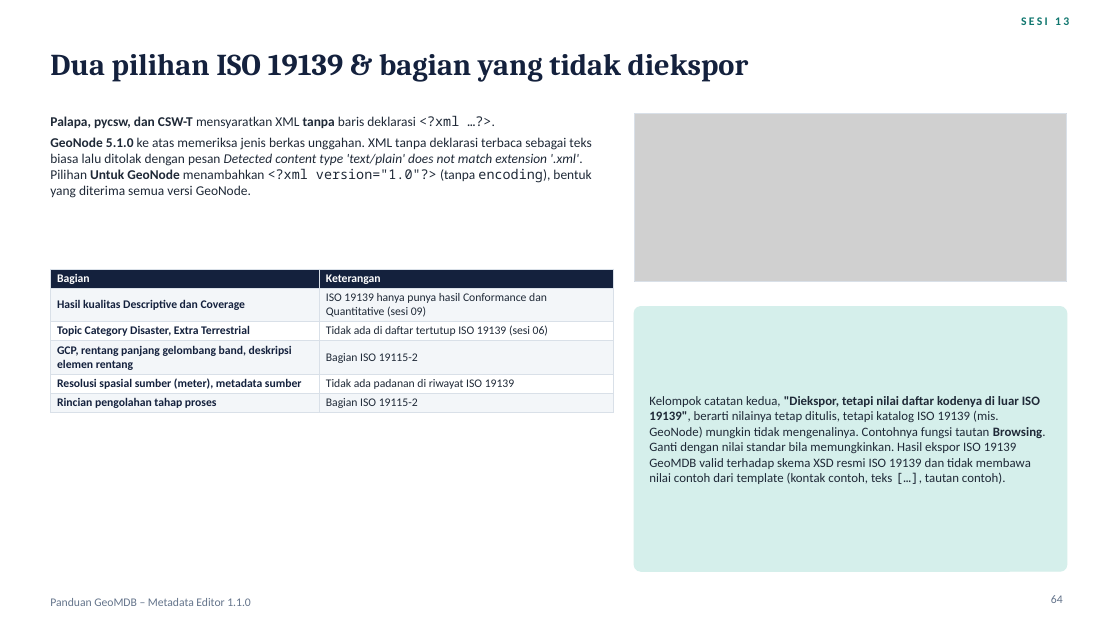
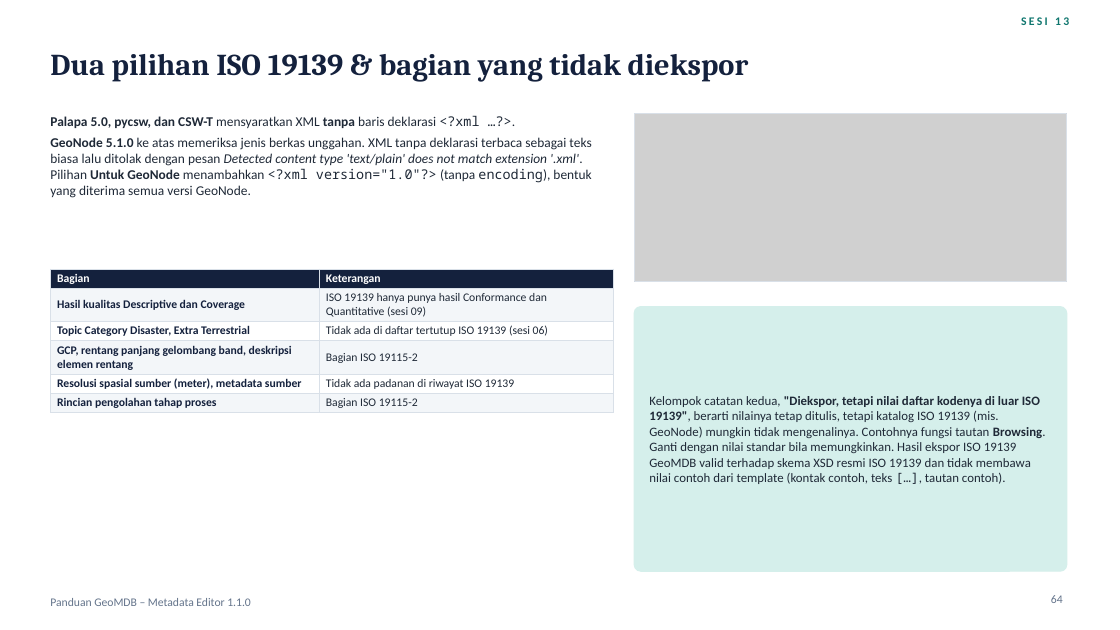
Before and after one commit to wendraalqassam/iso19115_metadata_editor, a slide deck: slide 64 of docs/Panduan-GeoMDB-Metadata-Editor.pptx. Drawn at 1120x630 pixels with LibreOffice and Linux fonts; fonts in the diff are those of the drawing; grey boxes stand for pictures. Boxes give left, top, right and bottom in pixels: in the first picture for what was removed or moved away, otherwise in the second. Text is boxed around its words. In the diff, an @@ line names an element or a change of style, - is before the commit and + after.

Commit message:
Palapa 5.1: ISO 19115-3 only, saved with "Kompatibel Sistem BIG"
Palapa 5.1 does not accept ISO 19139; it takes the ISO 19115-3 file from Save with the
"Kompatibel Sistem BIG" and "Hanya simpan isian yang terisi" options checked. The "Untuk Palapa / CSW"
ISO 19139 export is for Palapa 5.0 (and pycsw/CSW-T). Deck (session 13 Palapa slide, export
conditions, option combinations, case study A, troubleshooting, FAQ, summary) and README updated.

```diff
--- a/docs/Panduan-GeoMDB-Metadata-Editor.pptx
+++ b/docs/Panduan-GeoMDB-Metadata-Editor.pptx
@@ text at <box>50,115,479,128</box>: text changed @@
-• Palapa, pycsw, dan CSW-T mensyaratkan XML tanpa baris deklarasi <?xml …?>.
+• Palapa 5.0, pycsw, dan CSW-T mensyaratkan XML tanpa baris deklarasi <?xml …?>.
```
Also in this commit, not shown: 7 other slides changed, 1 other file.
